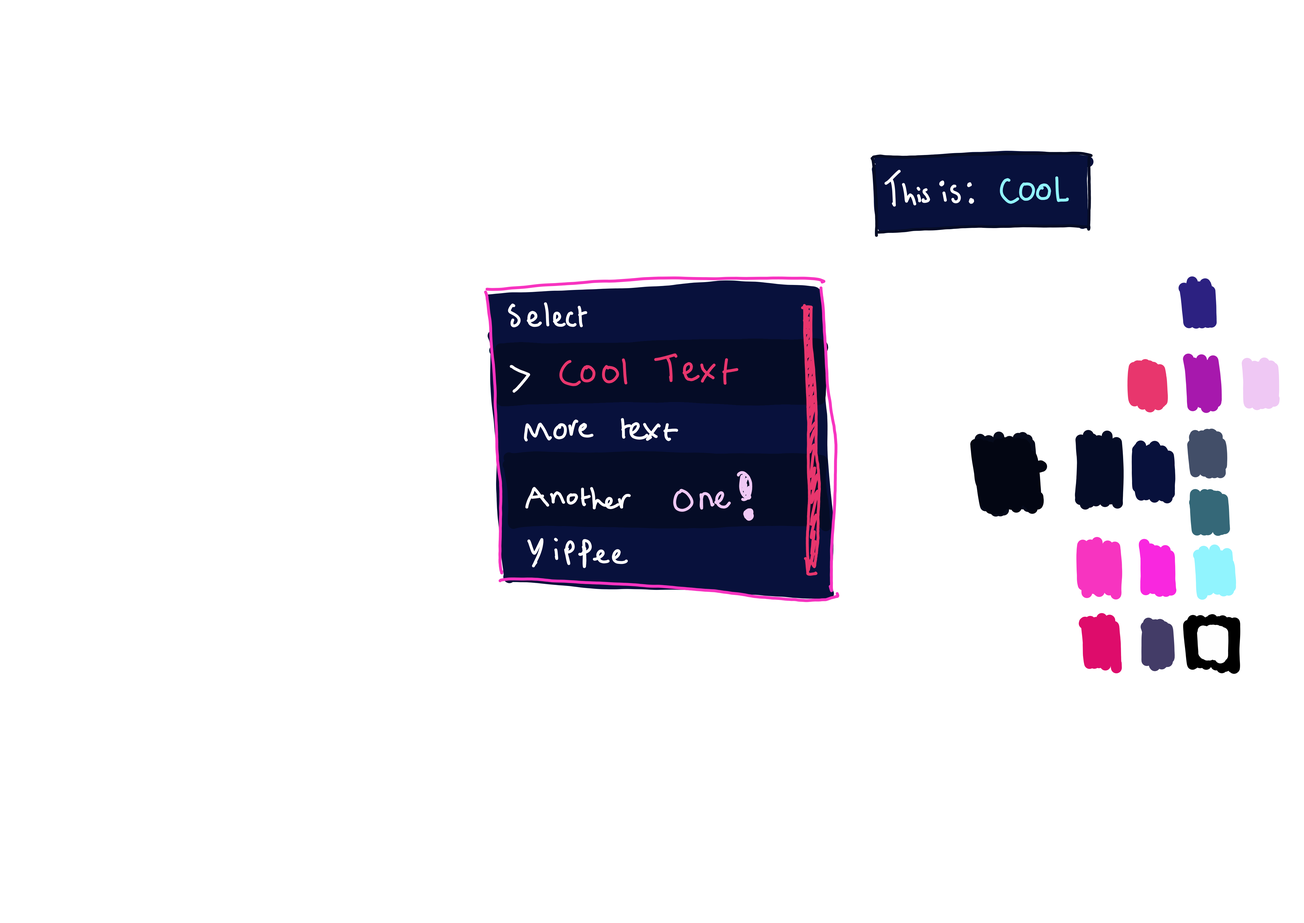
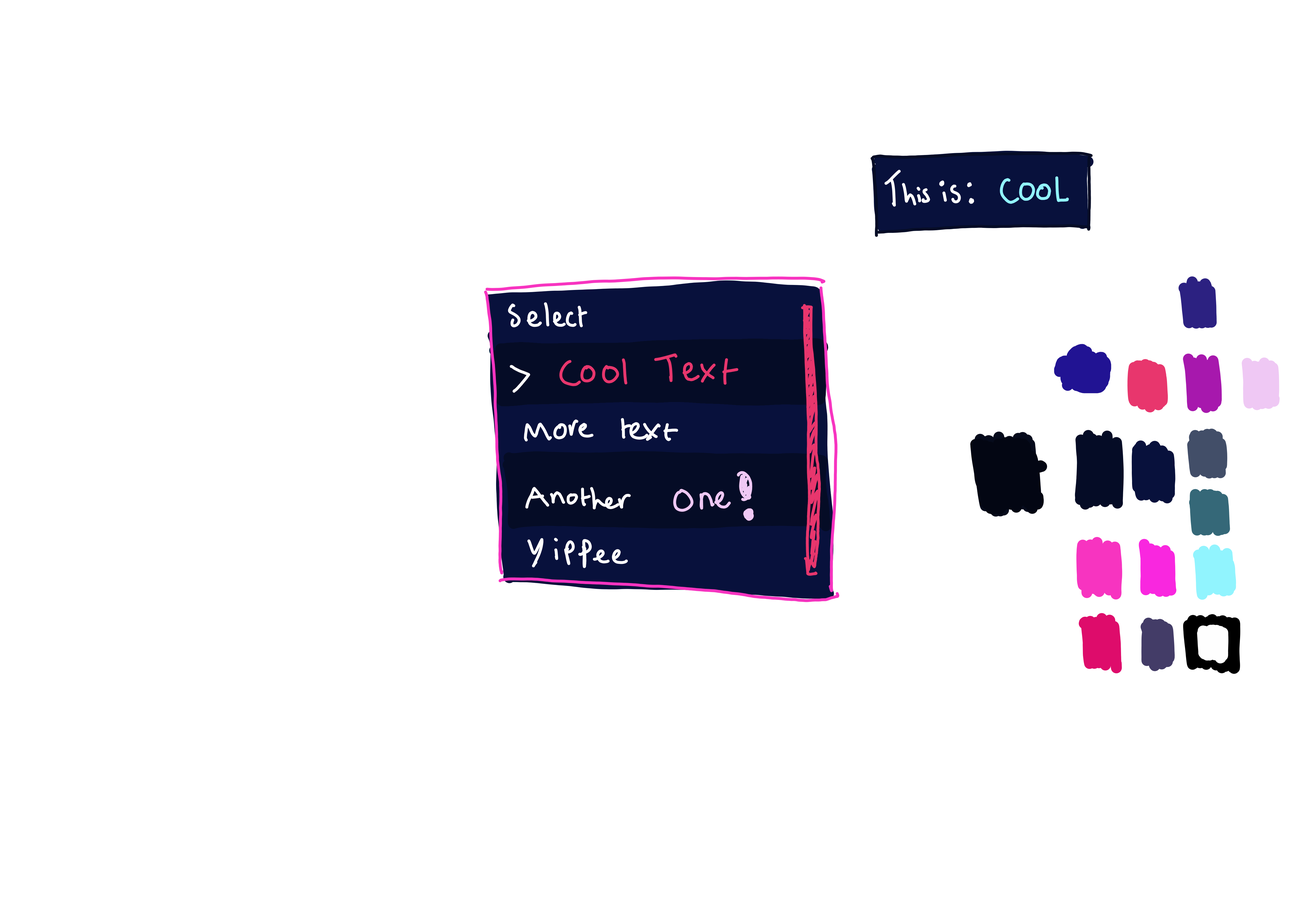
Layered file, before and after one edit (1304 x 923). Changes by layer:
painted on "version-02" over [1054, 343, 1112, 394]
